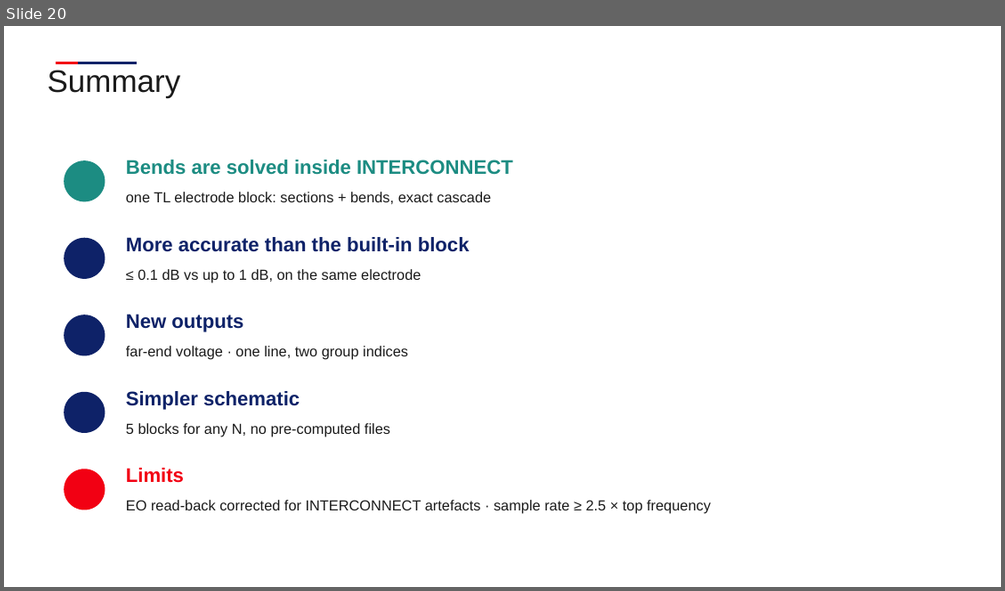
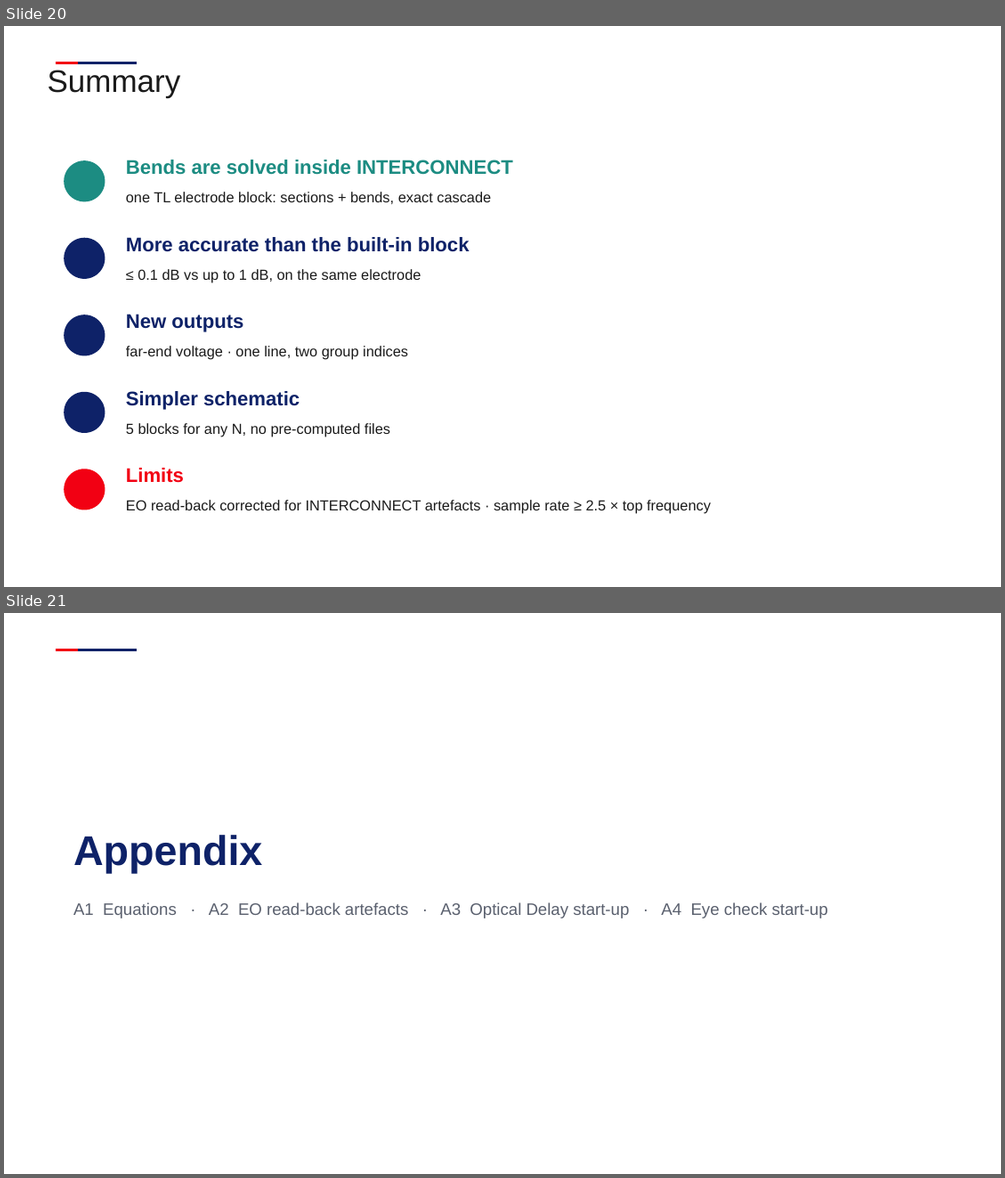
Before and after one commit to andreimuresian/claude, a slide deck: docs/Bends_in_INTERCONNECT.pptx. Shown one above the other, each under a label of ours: slide 20 before the commit, slides 20 and 21 after it. The pictures are 1005x591 and 1005x1178 pixels, drawn with LibreOffice and Linux fonts; fonts in the diff are those of the drawing; background and template pictures are left out. Boxes give left, top, right and bottom in pixels: in the first picture for what was removed or moved away, otherwise in the second. Text is boxed around its words. In the diff, an @@ line names an element or a change of style, - is before the commit and + after.

```diff
--- a/docs/Bends_in_INTERCONNECT.pptx
+++ b/docs/Bends_in_INTERCONNECT.pptx
@@ slide 21 added at (x1=4, y1=613, x2=1001, y2=1174), background #FFFFFF; not listed: 2 template elements that a slide beside it also shows @@
@@ text added at (x1=73, y1=835, x2=262, y2=873), 40 pt, text #0E2268, bold @@
+Appendix
@@ text added at (x1=73, y1=902, x2=828, y2=918), 16 pt, text #5A606E @@
+A1 Equations · A2 EO read-back artefacts · A3 Optical Delay start-up · A4 Eye check start-up
```
Also in this commit, not shown: 2 slides changed, 5 other slides added, 1 slide removed.
